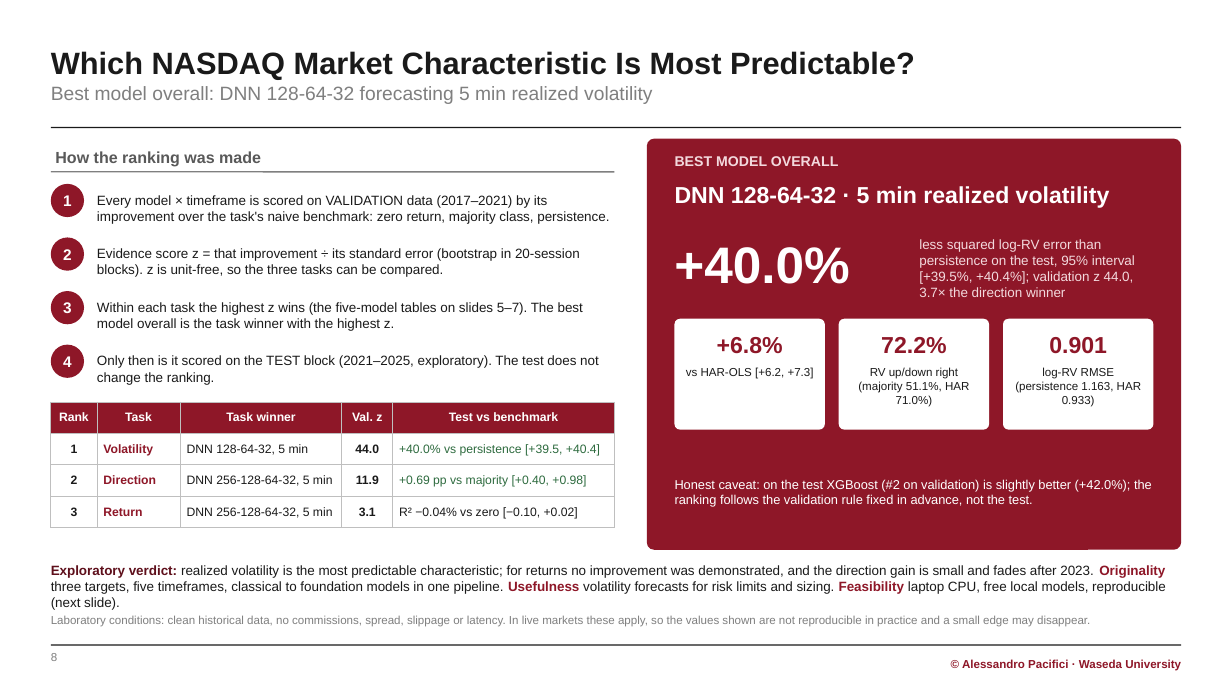
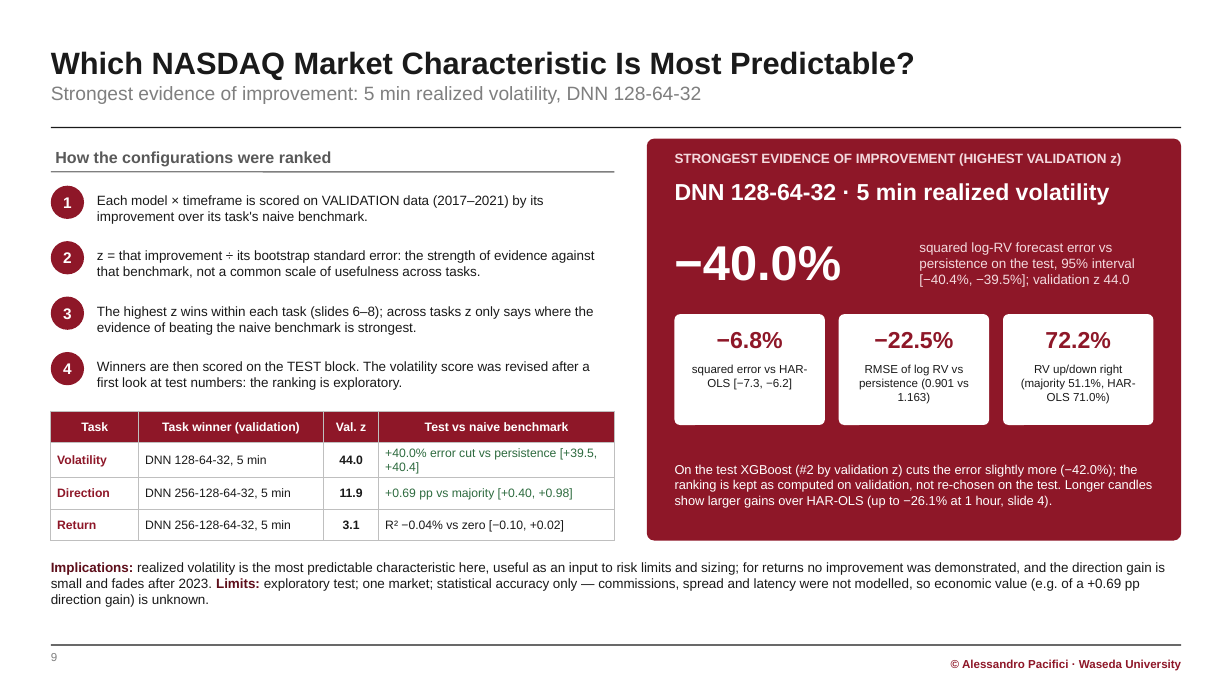
Before and after one commit to Paciooo/Project_ai_ML_bigdata, a slide deck: slide 9 of presentation/NASDAQ_multitarget_report.pptx (slide 8 before the commit). Drawn at 1232x693 pixels with LibreOffice and Linux fonts; fonts in the diff are those of the drawing. Boxes give left, top, right and bottom in pixels: in the first picture for what was removed or moved away, otherwise in the second. Text is boxed around its words. In the diff, an @@ line names an element or a change of style, - is before the commit and + after.

```diff
--- a/presentation/NASDAQ_multitarget_report.pptx
+++ b/presentation/NASDAQ_multitarget_report.pptx
@@ text at [51,86,702,104]: text changed @@
-Best model overall: DNN 128-64-32 forecasting 5 min realized volatility
+Strongest evidence of improvement: 5 min realized volatility, DNN 128-64-32
@@ rounded rectangle: place and size @@
-rounded rectangle at [647,139,1181,550]
+rounded rectangle at [647,139,1181,541]
@@ text at [55,151,332,167]: text changed @@
-How the ranking was made
+How the configurations were ranked
@@ text at [675,153,1121,166]: text changed; size 11 to 10.5 pt @@
-BEST MODEL OVERALL
+STRONGEST EVIDENCE OF IMPROVEMENT (HIGHEST VALIDATION z)
@@ text at [97,195,543,224]: text changed @@
-Every model × timeframe is scored on VALIDATION data (2017–2021) by its improvement over the task's naive benchmark: zero return, majority class, persistence.
+Each model × timeframe is scored on VALIDATION data (2017–2021) by its improvement over its task's naive benchmark.
@@ text at [97,250,594,278]: text changed @@
-Evidence score z = that improvement ÷ its standard error (bootstrap in 20-session blocks). z is unit-free, so the three tasks can be compared.
+z = that improvement ÷ its bootstrap standard error: the strength of evidence against that benchmark, not a common scale of usefulness across tasks.
@@ text at [674,246,841,281]: text changed; size 40 to 38 pt @@
-+40.0%
+−40.0%
@@ text at [919,242,1135,287]: text changed @@
-less squared log-RV error than persistence on the test, 95% interval [+39.5%, +40.4%]; validation z 44.0, 3.7× the direction winner
+squared log-RV forecast error vs persistence on the test, 95% interval [−40.4%, −39.5%]; validation z 44.0
@@ text at [97,306,594,335]: text changed @@
-Within each task the highest z wins (the five-model tables on slides 5–7). The best model overall is the task winner with the highest z.
+The highest z wins within each task (slides 6–8); across tasks z only says where the evidence of beating the naive benchmark is strongest.
@@ 3 rounded rectangles: place and size @@
-3 rounded rectangles at [675,319,1154,430]
+3 rounded rectangles at [675,314,1154,425]
@@ text "72.2%": place and size @@
-text "72.2%" at [881,337,946,353]
+text "72.2%" at [1045,332,1110,348]
@@ 2 texts, 2 ellipses: place and size @@
-2 texts, 2 ellipses at [51,291,84,378]
+2 texts, 2 ellipses at [51,297,84,385]
@@ text at [717,332,783,349]: text changed @@
-+6.8%
+−6.8%
@@ text added at [874,332,953,349], 18 pt, text #8E1728, bold @@
+−22.5%
@@ text removed at [1049,337,1107,354] @@
-0.901
@@ text at [97,361,589,390]: text changed @@
-Only then is it scored on the TEST block (2021–2025, exploratory). The test does not change the ranking.
+Winners are then scored on the TEST block. The volatility score was revised after a first look at test numbers: the ranking is exploratory.
@@ text at [692,364,807,390]: text changed @@
-vs HAR-OLS [+6.2, +7.3]
+squared error vs HAR-OLS [−7.3, −6.2]
@@ text at [859,364,969,404]: text changed @@
-RV up/down right (majority 51.1%, HAR 71.0%)
+RMSE of log RV vs persistence (0.901 vs 1.163)
@@ text at [1021,364,1135,404]: text changed @@
-log-RV RMSE (persistence 1.163, HAR 0.933)
+RV up/down right (majority 51.1%, HAR-OLS 71.0%)
@@ table at [51,411,615,536] @@
-column 1: Rank | 1 | 2 | 3
-column 2, row 1: Task winner
+column 2, row 1: Task winner (validation)
-column 4, row 1: Test vs benchmark
+column 4, row 1: Test vs naive benchmark
-column 4, row 2: +40.0% vs persistence [+39.5, +40.4]
+column 4, row 2: +40.0% error cut vs persistence [+39.5, +40.4]
@@ table: place and size @@
-table at [51,402,615,523]
+table at [51,411,615,536]
@@ text at [675,464,1152,508]: text changed @@
-Honest caveat: on the test XGBoost (#2 on validation) is slightly better (+42.0%); the ranking follows the validation rule fixed in advance, not the test.
+On the test XGBoost (#2 by validation z) cuts the error slightly more (−42.0%); the ranking is kept as computed on validation, not re-chosen on the test. Longer candles show larger gains over HAR-OLS (up to −26.1% at 1 hour, slide 4).
@@ text at [51,562,1165,607]: text changed @@
-Exploratory verdict: realized volatility is the most predictable characteristic; for returns no improvement was demonstrated, and the direction gain is small and fades after 2023. Originality three targets, five timeframes, classical to foundation models in one pipeline. Usefulness volatility forecasts for risk limits and sizing. Feasibility laptop CPU, free local models, reproducible (next slide).
+Implications: realized volatility is the most predictable characteristic here, useful as an input to risk limits and sizing; for returns no improvement was demonstrated, and the direction gain is small and fades after 2023. Limits: exploratory test; one market; statistical accuracy only — commissions, spread and latency were not modelled, so economic value (e.g. of a +0.69 pp direction gain) is unknown.
@@ text removed at [51,615,1090,627] @@
-Laboratory conditions: clean historical data, no commissions, spread, slippage or latency. In live markets these apply, so the values shown are not reproducible in practice and a small edge may disappear.
```
Also in this commit, not shown: 6 other slides changed, 2 slides added, 1 slide removed, 23 other files.
